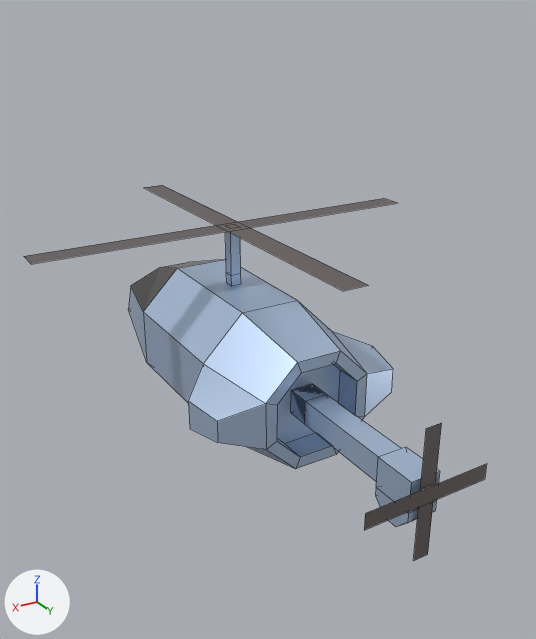
The Blender file Assets/Models/obstacles.blend as it was, and as the next commit left it.
Camera for both pictures: a 50 mm camera at (4.67, 8.72, 4.68) aimed at (0.05, 1.02, 0.83). Every picture has the same lights, and +X, +Y and +Z are marked at lower left. Mesh edges are drawn as thin lines.
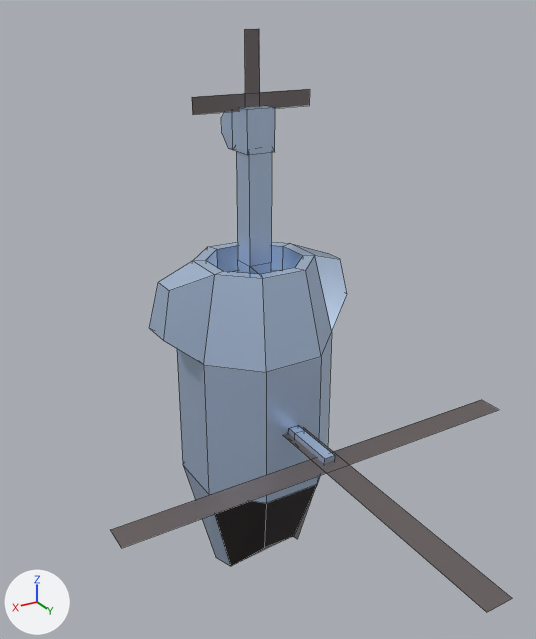
Where the change shows, as pixel boxes [x1, y1, x2, y2] in the pictures (536 x 639 px):
'Cube', moved, turned: before [128, 259, 440, 527]; after [149, 106, 347, 566]
'Plane.001', moved: before [24, 185, 397, 291]; after [111, 400, 512, 612]
'Plane.003', moved: before [364, 423, 487, 561]; after [192, 29, 310, 115]
'Cube.001', moved, turned: before [225, 231, 241, 286]; after [289, 425, 335, 464]

Patch to the scene script:
```diff
--- a/Assets/Models/obstacles.blend.py
+++ b/Assets/Models/obstacles.blend.py
@@ ob_cube @@
 ob_cube = bpy.data.objects.new('Cube', me_cube)
-ob_cube.location = (0.0, 0.0, 0.0)
+ob_cube.location = (0.0, 0.59, -0.59)
+ob_cube.rotation_euler = (1.571, 0.0, 3.142)  # degrees (90, 0, 180)
@@ ob_cube_001 @@
 ob_cube_001 = bpy.data.objects.new('Cube.001', me_cube_001)
-ob_cube_001.location = (0.0, 0.0, -0.06)
+ob_cube_001.location = (0.0, 0.53, -0.59)
+ob_cube_001.rotation_euler = (1.571, 0.0, 3.142)  # degrees (90, 0, 180)
@@ ob_plane_001 @@
 ob_plane_001 = bpy.data.objects.new('Plane.001', me_plane_001)
-ob_plane_001.location = (0.0, 0.0, 1.83)
+ob_plane_001.location = (0.0, 2.42, -0.59)
 ob_plane_001.rotation_euler = (0.0, 0.0, 1.571)  # degrees (0, 0, 90)
@@ ob_plane_003 @@
 ob_plane_003 = bpy.data.objects.new('Plane.003', me_plane_003)
-ob_plane_003.location = (0.0, 4.14, 0.0)
+ob_plane_003.location = (0.0, 0.59, 3.55)
 ob_plane_003.rotation_euler = (1.571, -1.571, 0.0)  # degrees (90, -90, 0)
```
